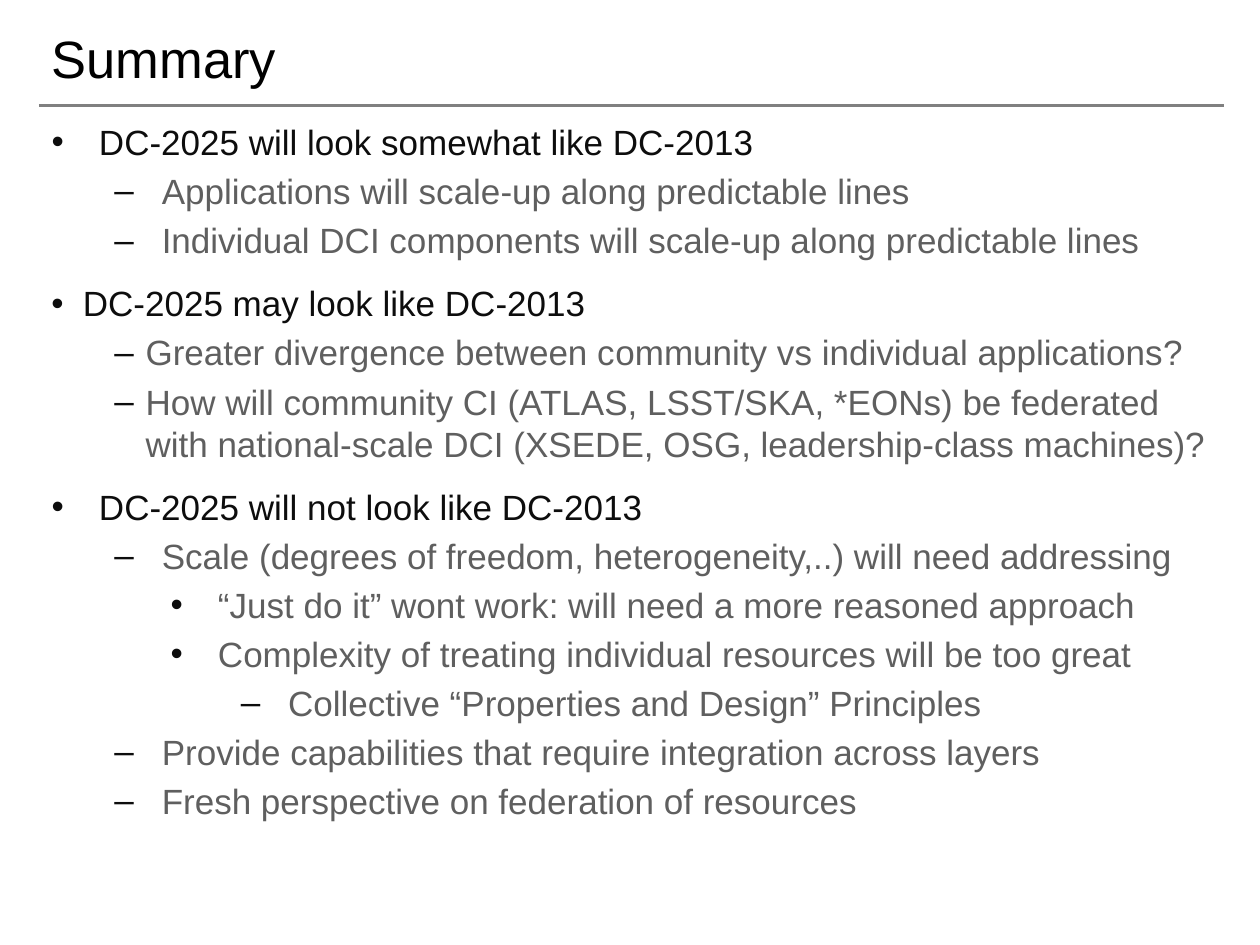
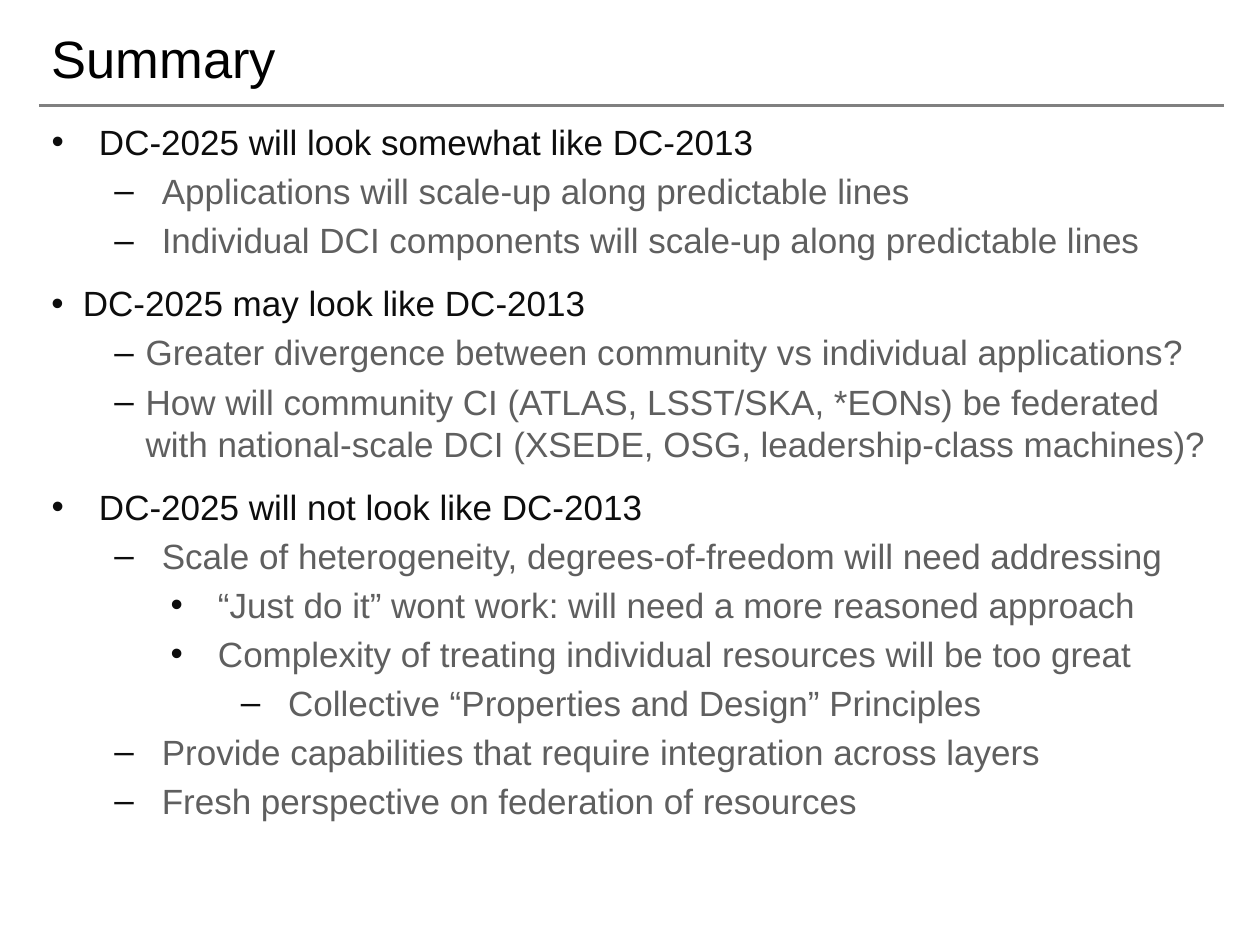
Before and after one commit to saga-project/presentations, a slide deck: slide 13 of radical-magic.pptx. Drawn at 1260x945 pixels with LibreOffice and Linux fonts; fonts in the diff are those of the drawing; background and template pictures are left out. Boxes give left, top, right and bottom in pixels: in the first picture for what was removed or moved away, otherwise in the second. Text is boxed around its words. In the diff, an @@ line names an element or a change of style, - is before the commit and + after.

```diff
--- a/radical-magic.pptx
+++ b/radical-magic.pptx
@@ text at (162,543,1161,575): text changed @@
-  – Scale (degrees of freedom, heterogeneity,..) will need addressing
+  – Scale of heterogeneity, degrees-of-freedom will need addressing
```
Also in this commit, not shown: 13 other slides changed, 1 slide added.
